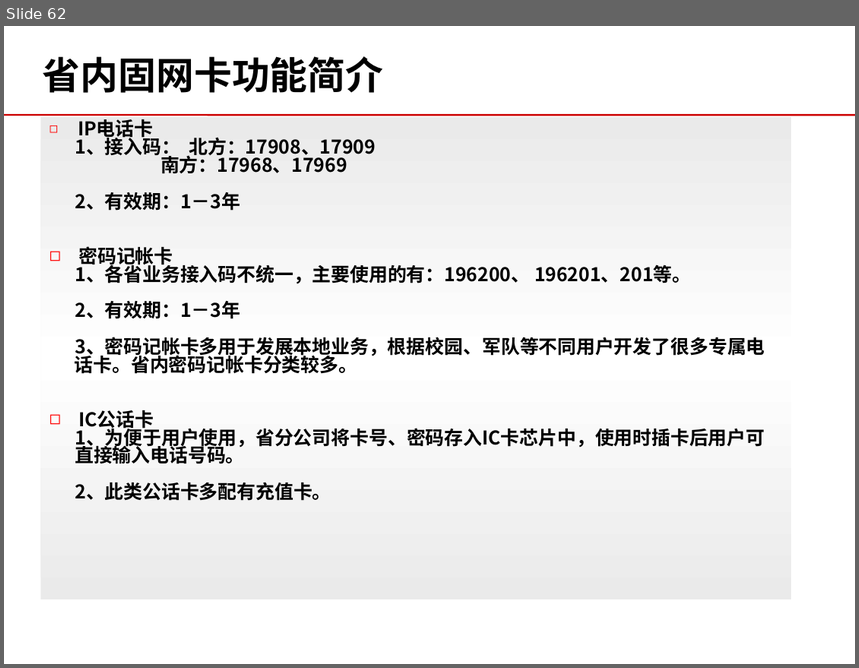
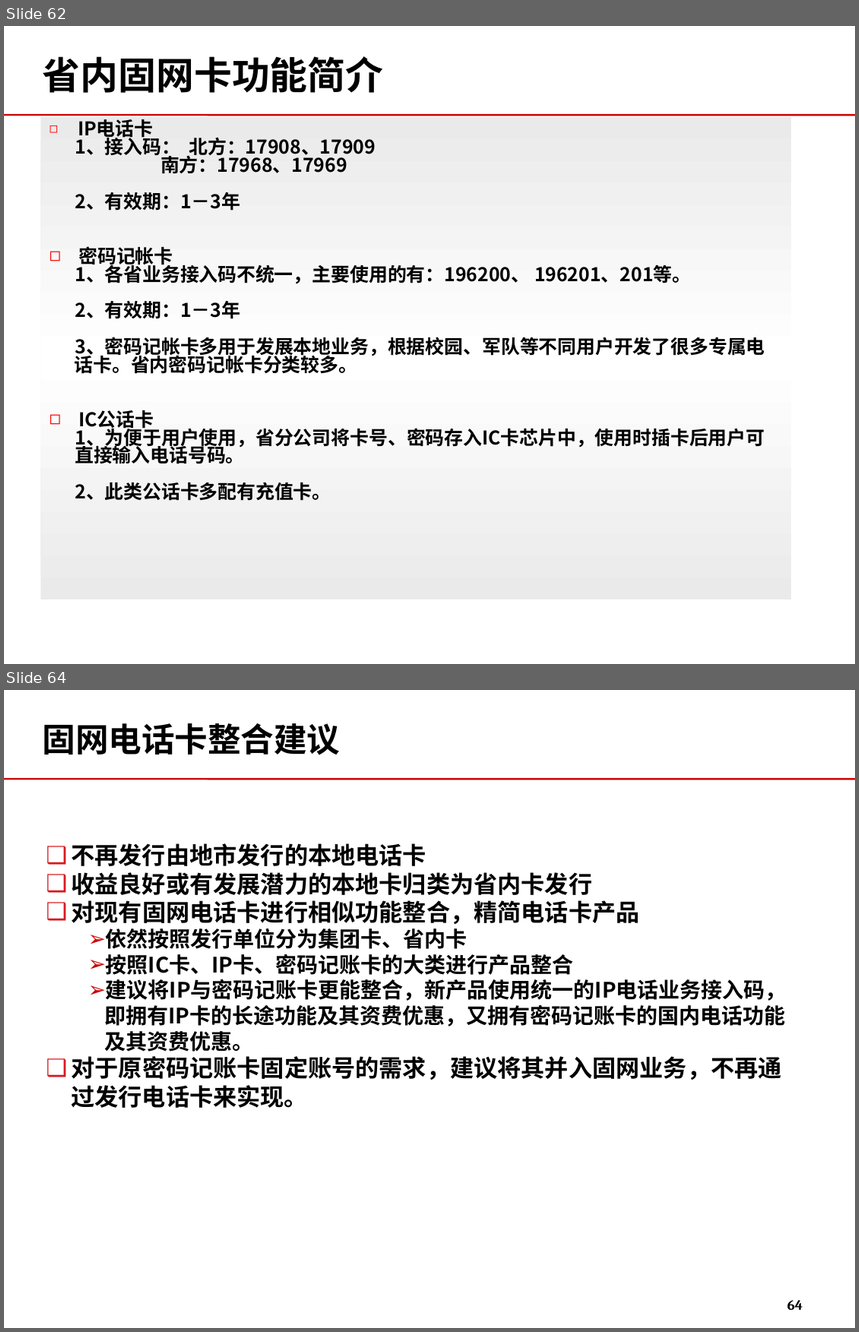
Before and after one commit to momo1101/unicardsrch, a slide deck: 软课题文本/软课题-中国联通电信卡业务及策略研究.ppt. Shown one above the other, each under a label of ours: slide 62 before the commit, slides 62 and 64 after it; the slides between them are not shown. The pictures are 859x668 and 859x1332 pixels, drawn with LibreOffice and Linux fonts; fonts in the diff are those of the drawing; background and template pictures are left out. Boxes give left, top, right and bottom in pixels: in the first picture for what was removed or moved away, otherwise in the second. Text is boxed around its words. In the diff, an @@ line names an element or a change of style, - is before the commit and + after.

Commit message:
参照4.21返回的卡业务运营中心张冰对doc做的修改，修改了ppt 进一步修改了固网卡部分，增加了固网卡整合建议

```diff
--- a/软课题文本/软课题-中国联通电信卡业务及策略研究.ppt
+++ b/软课题文本/软课题-中国联通电信卡业务及策略研究.ppt
@@ slide 64 added at <box>4,690,855,1328</box>, background #FFFFFF; not listed: 1 template element that a slide beside it also shows @@
@@ title added at <box>43,723,340,755</box>, 28 pt, text #000000, bold @@
+固网电话卡整合建议
@@ text added at <box>72,844,787,1108</box>, 18 pt, text #000000, bold @@
+❑ 不再发行由地市发行的本地电话卡
+❑ 收益良好或有发展潜力的本地卡归类为省内卡发行
+❑ 对现有固网电话卡进行相似功能整合，精简电话卡产品
+  ➢ 依然按照发行单位分为集团卡、省内卡
+  ➢ 按照IC卡、IP卡、密码记账卡的大类进行产品整合
+  ➢ 建议将IP与密码记账卡更能整合，新产品使用统一的IP电话业务接入码，即拥有IP卡的长途功能及其资费优惠，又拥有密码记账卡的国内电话功能及其资费优惠。
+❑ 对于原密码记账卡固定账号的需求，建议将其并入固网业务，不再通过发行电话卡来实现。
@@ page number added at <box>788,1300,803,1310</box>, 12 pt, text #000000, bold @@
+64
```
Also in this commit, not shown: 6 slides changed.
